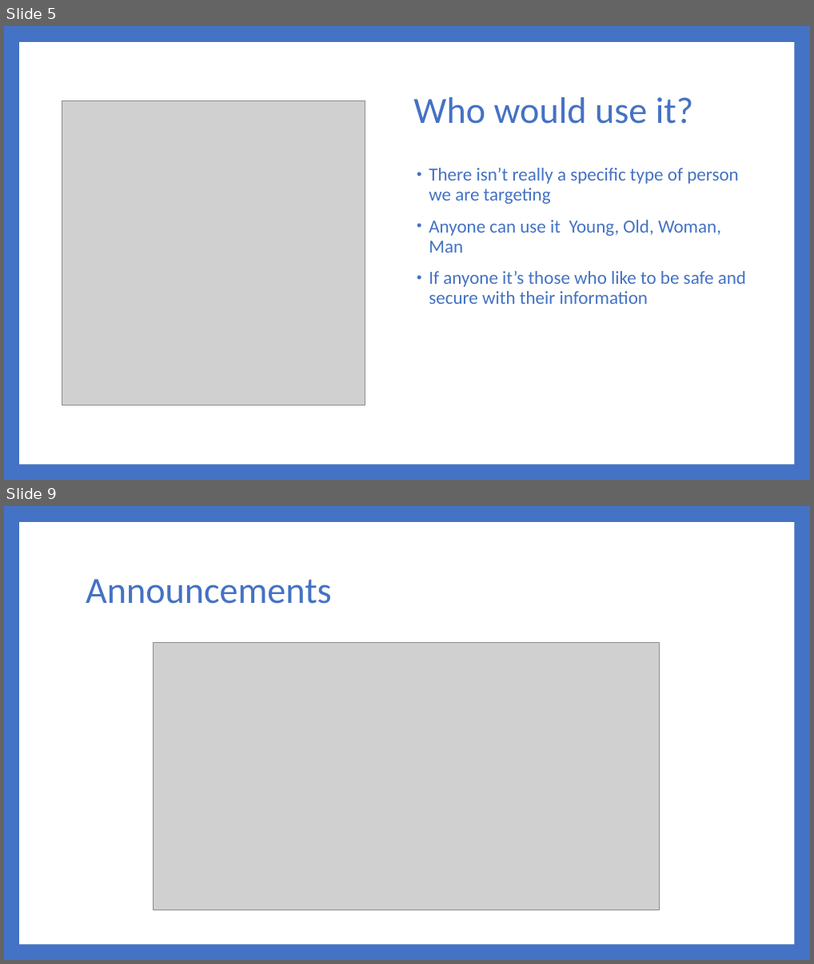
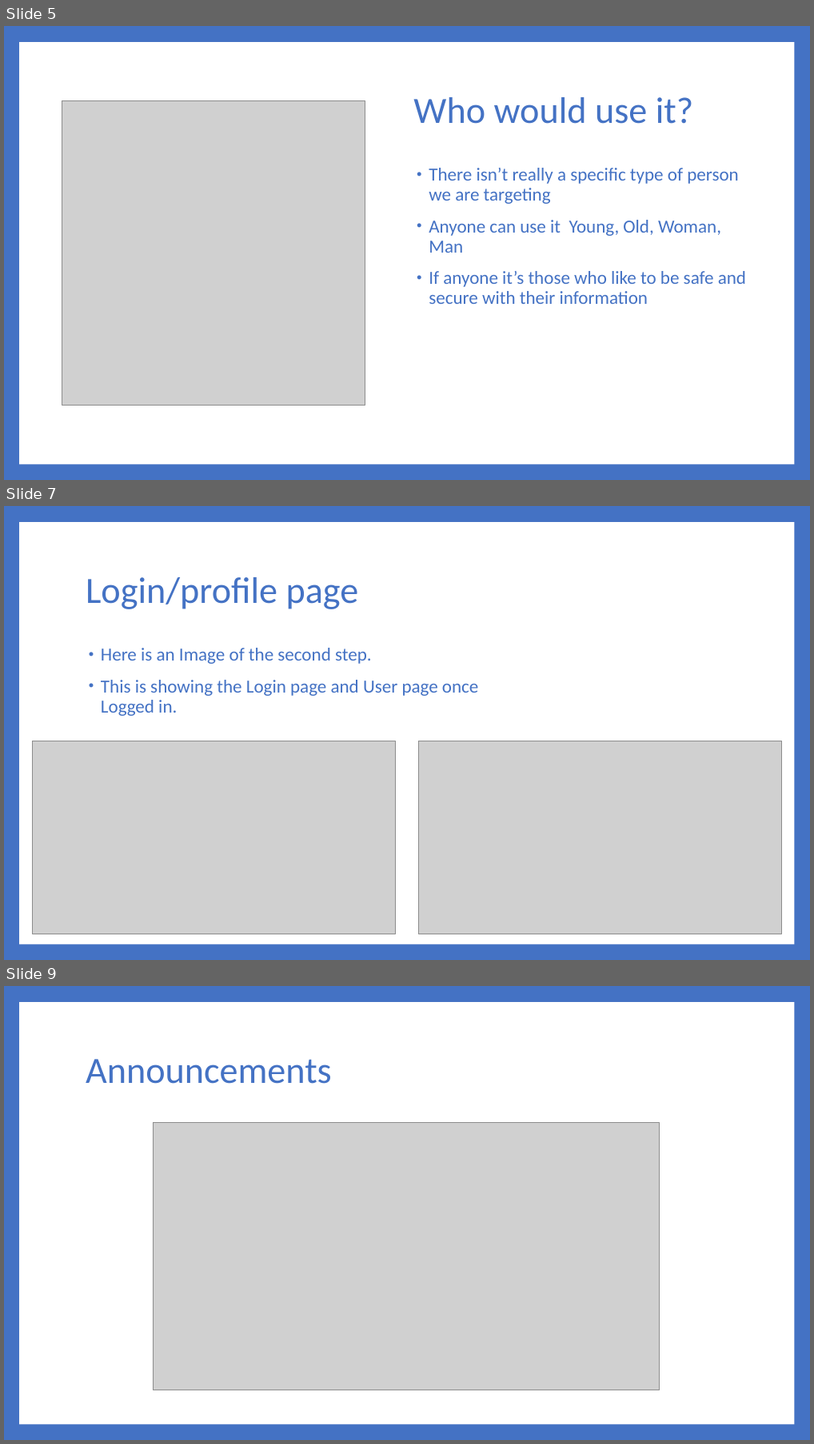
Before and after one commit to Dwaddle26/EncryptNotes, a slide deck: Phase 4 Documentation/Team_2_Presentation_4.pptx. Shown one above the other, each under a label of ours: slides 5 and 9 before the commit, slides 5, 7 and 9 after it; the slides between them are not shown. The pictures are 814x964 and 814x1444 pixels, drawn with LibreOffice and Linux fonts; fonts in the diff are those of the drawing; grey boxes stand for pictures. Boxes give left, top, right and bottom in pixels: in the first picture for what was removed or moved away, otherwise in the second. Text is boxed around its words. In the diff, an @@ line names an element or a change of style, - is before the commit and + after.

Commit message:
Small Update
Just added some text to make the screenshots slides somewhat more presentable. That's if we keeping them.

```diff
--- a/Phase 4 Documentation/Team_2_Presentation_4.pptx
+++ b/Phase 4 Documentation/Team_2_Presentation_4.pptx
@@ slide 7 added at (4,506,810,960), background #4472C4; not listed: 1 template element that a slide beside it also shows @@
@@ title added at (86,577,359,609), 44 pt, text #4472C4 @@
+Login/profile page
@@ text added at (101,648,478,716), 22 pt, text #4472C4 @@
+• Here is an Image of the second step.
+• This is showing the Login page and User page once Logged in.
@@ picture added at (33,740,396,934) @@
@@ picture added at (419,740,782,934) @@
```
Also in this commit, not shown: 2 slides changed, 1 other slide added, 2 slides removed.
